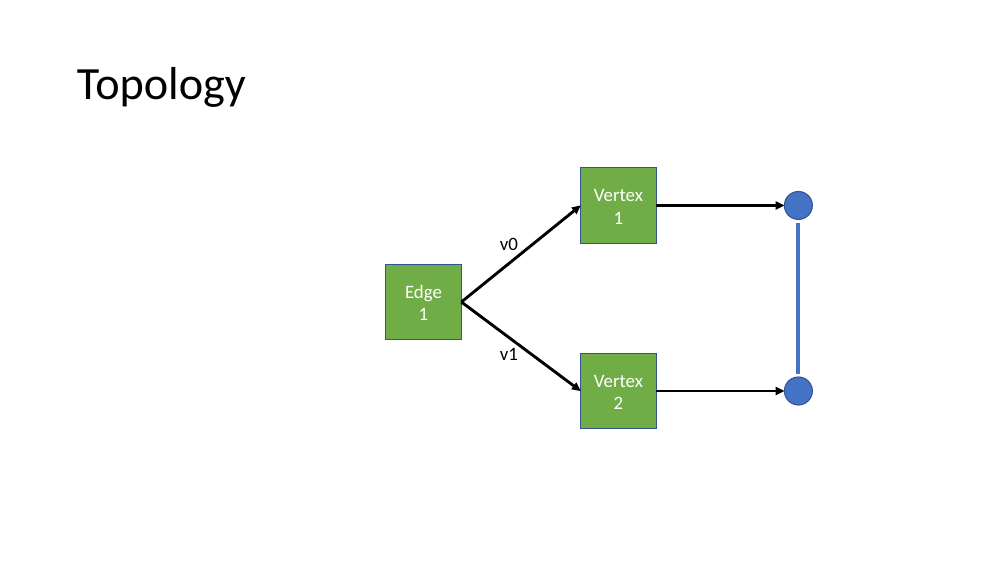
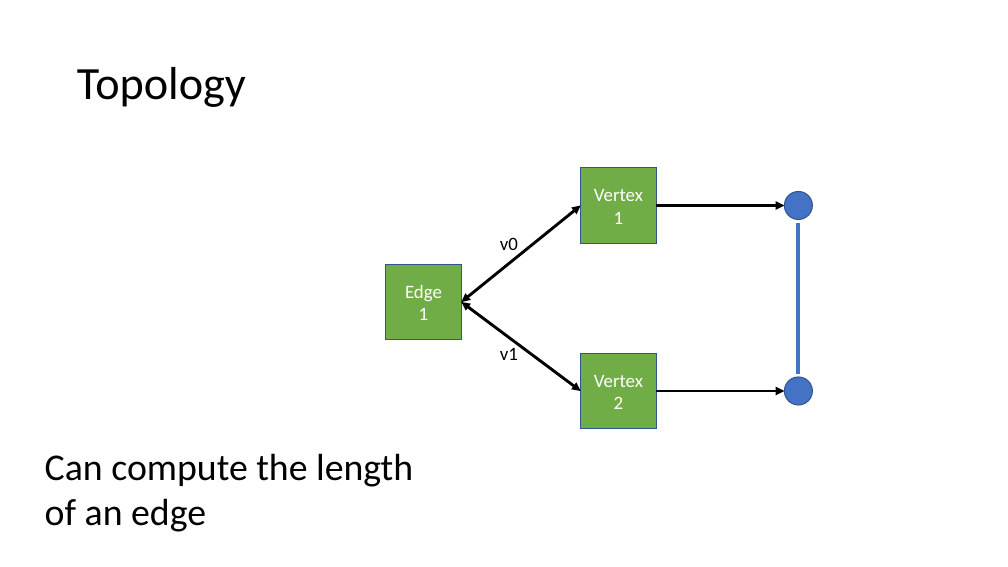
Before and after one commit to automaticmagic/topolys, a slide deck: slide 3 of design/Classes.pptx. Drawn at 1008x567 pixels with LibreOffice and Linux fonts; fonts in the diff are those of the drawing. Boxes give left, top, right and bottom in pixels: in the first picture for what was removed or moved away, otherwise in the second. Text is boxed around its words. In the diff, an @@ line names an element or a change of style, - is before the commit and + after.

```diff
--- a/design/Classes.pptx
+++ b/design/Classes.pptx
@@ arrow (461, 302) - (581, 206): arrow to double arrow @@
@@ arrow (461, 302) - (581, 391): arrow to double arrow @@
@@ text added at bbox=[45, 453, 413, 532], 36 pt, text #000000 @@
+Can compute the length of an edge
```
Also in this commit, not shown: 7 other slides changed, 1 slide added, 2 slides removed, 5 other files.
